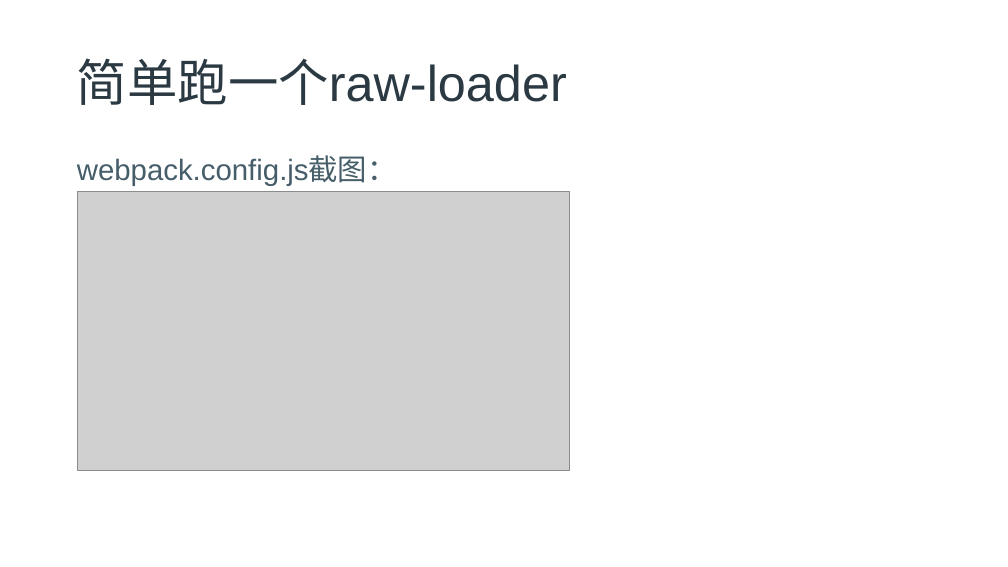
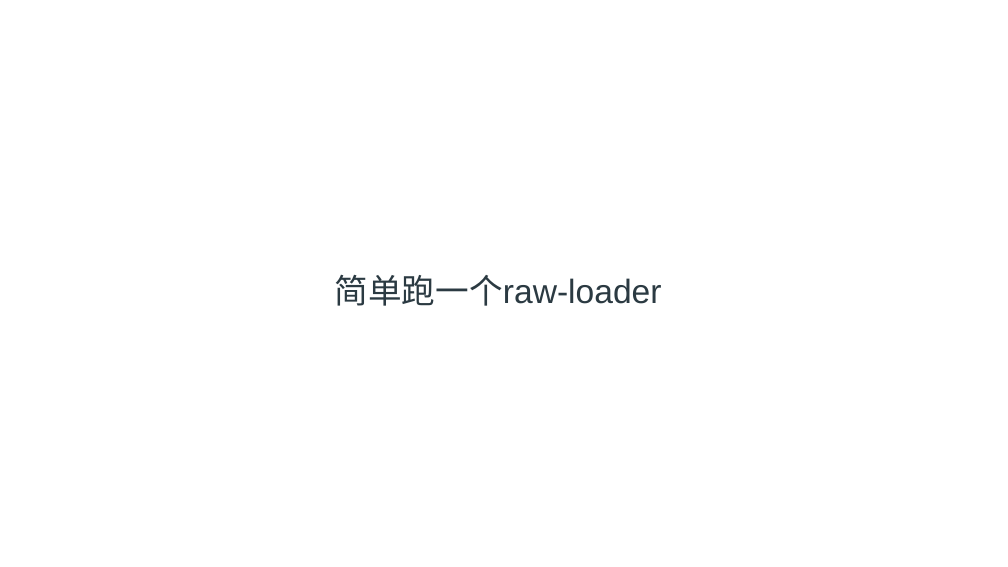
Before and after one commit to freeozyl80/webpack-lesson, a slide deck: slide 9 of chapter4/chapter4pptx.pptx (slide 10 before the commit). Drawn at 1008x567 pixels with LibreOffice and Linux fonts; fonts in the diff are those of the drawing; grey boxes stand for pictures; background and template pictures are left out. Boxes give left, top, right and bottom in pixels: in the first picture for what was removed or moved away, otherwise in the second. Text is boxed around its words. In the diff, an @@ line names an element or a change of style, - is before the commit and + after.

```diff
--- a/chapter4/chapter4pptx.pptx
+++ b/chapter4/chapter4pptx.pptx
@@ title "简单跑一个raw-loader": place and size @@
-title "简单跑一个raw-loader" at <box>77,58,567,105</box>
+title "简单跑一个raw-loader" at <box>335,275,662,306</box>
@@ title "简单跑一个raw-loader" at <box>335,275,662,306</box>: size 48 to 32 pt; alignment left to centre; vertical alignment middle to bottom @@
@@ text removed at <box>77,157,397,186</box> @@
-webpack.config.js截图：
@@ picture removed at <box>78,192,569,470</box> @@
```
Also in this commit, not shown: 21 other slides changed, 14 slides added, 6 slides removed, 5 other files.
